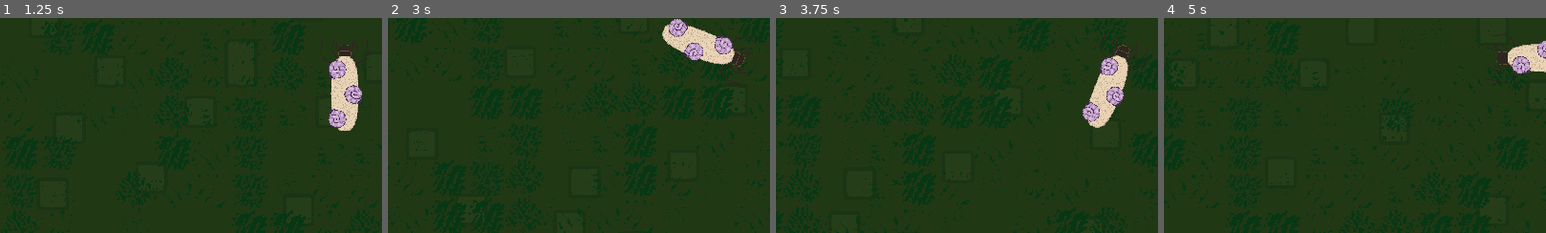
Above: before the commit, frames 1-4 (left to right).
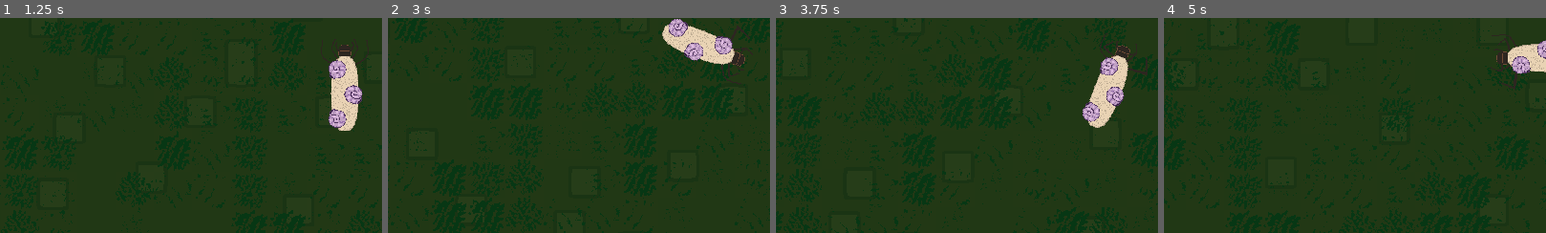
Above: after the commit, the same moments.

Repository: Splashy-Inc/caddishack
Game: Godot game, scene res://SCENES/screen_manager.tscn
Same seed, same stepped clock (60 frames per second), same inputs: the game is played once before the commit and once after it. The engine's default icon, where the game draws it, is replaced by a stand-in: a white triangle on a blue panel in a dark square.
Inputs (mouse positions are % of the whole screen's width and height, from its top left):
- Up to frame 1 (1.25 s): click "Play" at 0.5 s
- Up to frame 2 (3 s): tap Enter at 1.25 s; move the mouse to (50, 58) at 1.27 s; press the mouse at (50, 58) at 1.28 s; hold D (right) 1.28-2.03 s; move the mouse to (30, 55) at 2.02 s; release the mouse at (30, 55) at 2.03 s; hold S (down) 2.03-2.78 s; click (30, 55) at 2.1 s; move the mouse to (60, 28) at 2.77 s; press the mouse at (60, 28) at 2.78 s; hold D (right) from 2.78 s (still down)
- Up to frame 3 (3.75 s): move the mouse to (45, 70) at 3.52 s; release D (right) at 3.53 s; release the mouse at (45, 70) at 3.53 s; hold W (up) from 3.53 s (still down); click (45, 70) at 3.6 s
- Up to frame 4 (5 s): move the mouse to (80, 65) at 4.27 s; release W (up) at 4.28 s; press the mouse at (80, 65) at 4.28 s; hold A (left) from 4.28 s (still down)
The pictures show only the part of the screen within x 5-55%, y 41-91%; the shares and areas given below are measured in that part.

Frame 1 is identical in both runs. In frame 2, less than 0.1% of the frame differs, in the area x 86-97%, y 4-28%; in frame 3, 0.1%, in the area x 86-98%, y 8-27%; in frame 4, less than 0.1%.

Commit message:
Add in animation control
Based on moving/idle

Diff:
--- a/SCENES/TERRARIUM/caddisfly.tscn
+++ b/SCENES/TERRARIUM/caddisfly.tscn
@@ -56,11 +56,63 @@
 }],
 "loop": true,
 "name": &"Move",
-"speed": 4.0
+"speed": 8.0
 }]
 
 [sub_resource type="CapsuleShape2D" id="CapsuleShape2D_0gxko"]
 height = 44.0
+
+[sub_resource type="Animation" id="Animation_pgsy6"]
+resource_name = "idle"
+tracks/0/type = "value"
+tracks/0/imported = false
+tracks/0/enabled = true
+tracks/0/path = NodePath("AnimatedSprite2D:animation")
+tracks/0/interp = 1
+tracks/0/loop_wrap = true
+tracks/0/keys = {
+"times": PackedFloat32Array(0),
+"transitions": PackedFloat32Array(1),
+"update": 1,
+"values": [&"Idle"]
+}
+
+[sub_resource type="Animation" id="Animation_8n1sv"]
+resource_name = "move"
+tracks/0/type = "value"
+tracks/0/imported = false
+tracks/0/enabled = true
+tracks/0/path = NodePath("AnimatedSprite2D:animation")
+tracks/0/interp = 1
+tracks/0/loop_wrap = true
+tracks/0/keys = {
+"times": PackedFloat32Array(0),
+"transitions": PackedFloat32Array(1),
+"update": 1,
+"values": [&"Move"]
+}
+
+[sub_resource type="Animation" id="Animation_qhebt"]
+length = 0.001
+tracks/0/type = "value"
+tracks/0/imported = false
+tracks/0/enabled = true
+tracks/0/path = NodePath("AnimatedSprite2D:animation")
+tracks/0/interp = 1
+tracks/0/loop_wrap = true
+tracks/0/keys = {
+"times": PackedFloat32Array(0),
+"transitions": PackedFloat32Array(1),
+"update": 1,
+"values": [&"Move"]
+}
+
+[sub_resource type="AnimationLibrary" id="AnimationLibrary_6cf02"]
+_data = {
+"RESET": SubResource("Animation_qhebt"),
+"idle": SubResource("Animation_pgsy6"),
+"move": SubResource("Animation_8n1sv")
+}
 
 [node name="Caddisfly" type="CharacterBody2D"]
 script = ExtResource("1_yra40")
@@ -70,7 +122,7 @@
 sprite_frames = SubResource("SpriteFrames_ula2e")
 animation = &"Move"
 autoplay = "Idle"
-frame_progress = 0.491019
+frame_progress = 0.229457
 
 [node name="BeadComponent" parent="." instance=ExtResource("2_8xfat")]
 position = Vector2(0, 61)
@@ -78,3 +130,9 @@
 
 [node name="CollisionShape2D" type="CollisionShape2D" parent="."]
 shape = SubResource("CapsuleShape2D_0gxko")
+
+[node name="AnimationPlayer" type="AnimationPlayer" parent="."]
+libraries = {
+"": SubResource("AnimationLibrary_6cf02")
+}
+autoplay = "idle"
--- a/SCRIPTS/TERRARIUM/caddisfly.gd
+++ b/SCRIPTS/TERRARIUM/caddisfly.gd
@@ -6,6 +6,8 @@
 
 var speed_mod := 1.0
 var direction : Vector2
+
+@onready var animation_player: AnimationPlayer = $AnimationPlayer
 
 func _physics_process(delta: float) -> void:
 	var new_direction = Vector2.ZERO
@@ -17,11 +19,11 @@
 	if new_direction and new_direction != Vector2.ZERO:
 		speed_mod = 1.0
 		direction = direction.lerp(new_direction.normalized(), .1)
-		#animation_player.play("move")
+		animation_player.play("move")
 		rotation = -direction.angle_to(Vector2.UP)
 	else:
 		speed_mod = 0.0
-		#animation_player.play("idle")
+		animation_player.play("idle")
 
 	velocity = direction * SPEED * speed_mod
 
Not shown: 1 places in SCENES/TERRARIUM/caddisfly.tscn that only renumber resources
